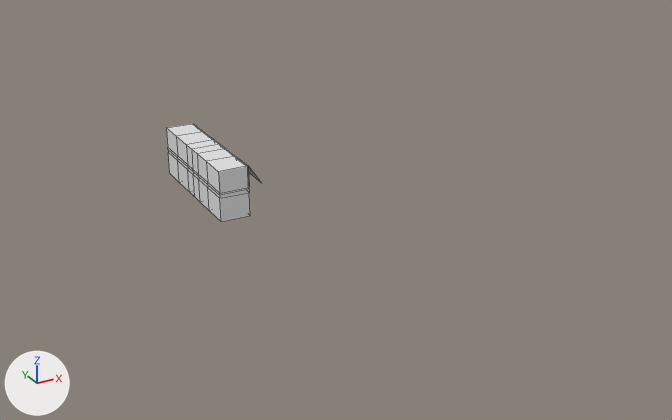
An edit to the COLLADA model house.dae, drawn before and after from the same camera.
The view is the same before and after, from a camera (50 mm lens) standing at (-21.0, -55.0, 22.3) and looking at (8.0, -2.3, -4.0). Arrows for +X, +Y and +Z are at lower left; the lights stay in place. Mesh edges are drawn as thin lines. Where no turn or scale is listed for an object, it has been applied to the vertices.
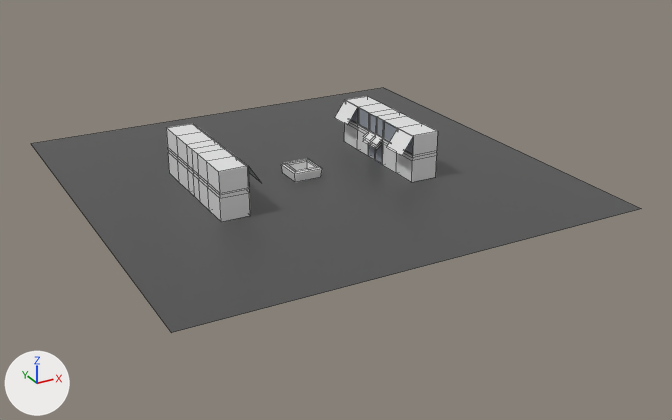
The newer file is also turned or shifted as a whole; pictures and numbers use the older file's frame.

The change, as a diff of the scene's bpy script:
```diff
--- a/house.dae.py
+++ b/house.dae.py
@@ mat_material @@
+mat_material = principled_material('Material')
+mat_material.base_color = (0.0788, 0.0788, 0.0788)  # dark grey #4f4f4f
+mat_material.roughness = 0.38
@@ me_cube_000 @@
+me_cube_000.from_pydata(...)  # 147 vertices, 139 faces; spans x 5.17..8.03, y -4.85..4.73, z 0.0..3.39
+# faces by material slot: [131, 8]
+me_cube_000.materials.append(mat_material_001)  # its picture is missing
+me_cube_000.materials.append(mat_glass)  # grey #979ea7
@@ me_plane @@
+me_plane.from_pydata([(16.6, 16.0, 0.0), (16.6, -15.9, 0.0), (-15.4, 16.0, 0.0), (-15.4, -15.9, 0.0)], [], [(1, 0, 2, 3)])
+me_plane.materials.append(mat_material)  # dark grey #4f4f4f
@@ me_cube @@
+me_cube.from_pydata(...)  # 24 vertices, 22 faces; spans x -1.13..1.03, y -1.07..1.1, z 0.0..0.76
@@ ob_cube_001 @@
+ob_cube_001 = bpy.data.objects.new('Cube_001', me_cube_000)
+ob_cube_001.location = (6.54, 0.0, -1.94)
@@ ob_plane @@
+ob_plane = bpy.data.objects.new('Plane', me_plane)
+ob_plane.location = (6.54, 0.0, -1.94)
@@ ob_cube_002 @@
+ob_cube_002 = bpy.data.objects.new('Cube_002', me_cube)
+ob_cube_002.location = (6.54, 0.0, -1.94)
```

Boxes [x1, y1, x2, y2] around the edits, measured in the pictures (672 x 420 px):
'Plane', added
    after: [31, 88, 641, 333]
'Cube_001', added
    after: [335, 96, 438, 182]
    faces in mat_material_001 (its picture is missing): [335, 96, 438, 182]
    faces in mat_glass (grey #979ea7): [350, 108, 413, 163]
'Cube_002', added
    after: [281, 158, 322, 182]
